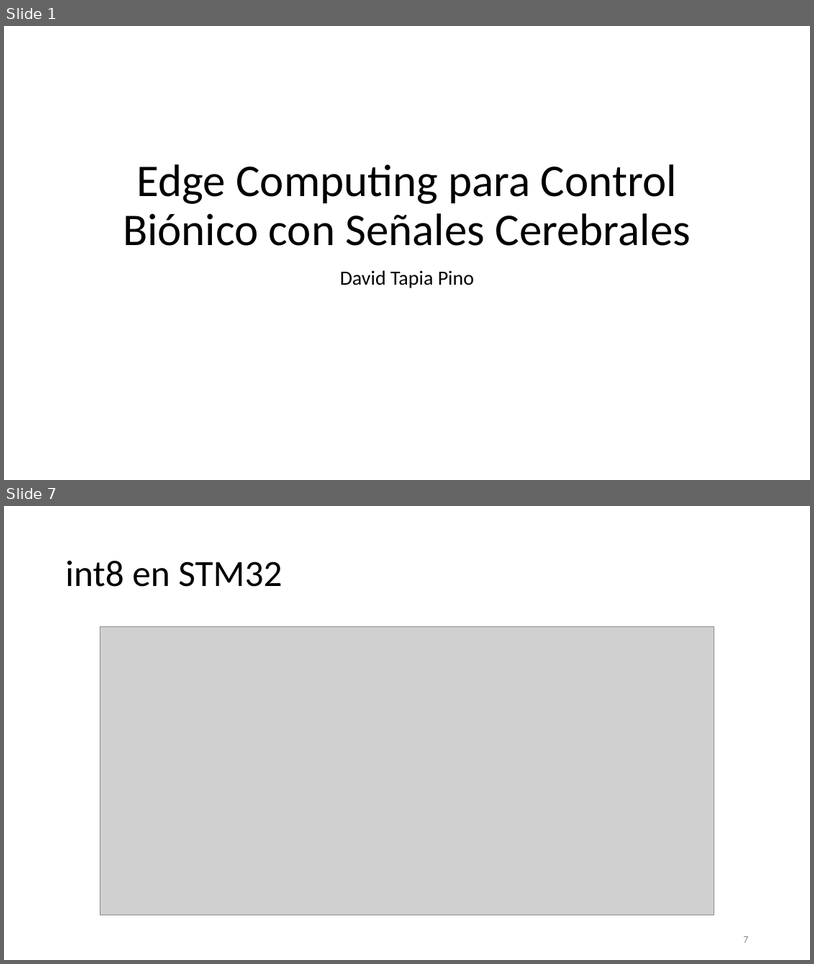
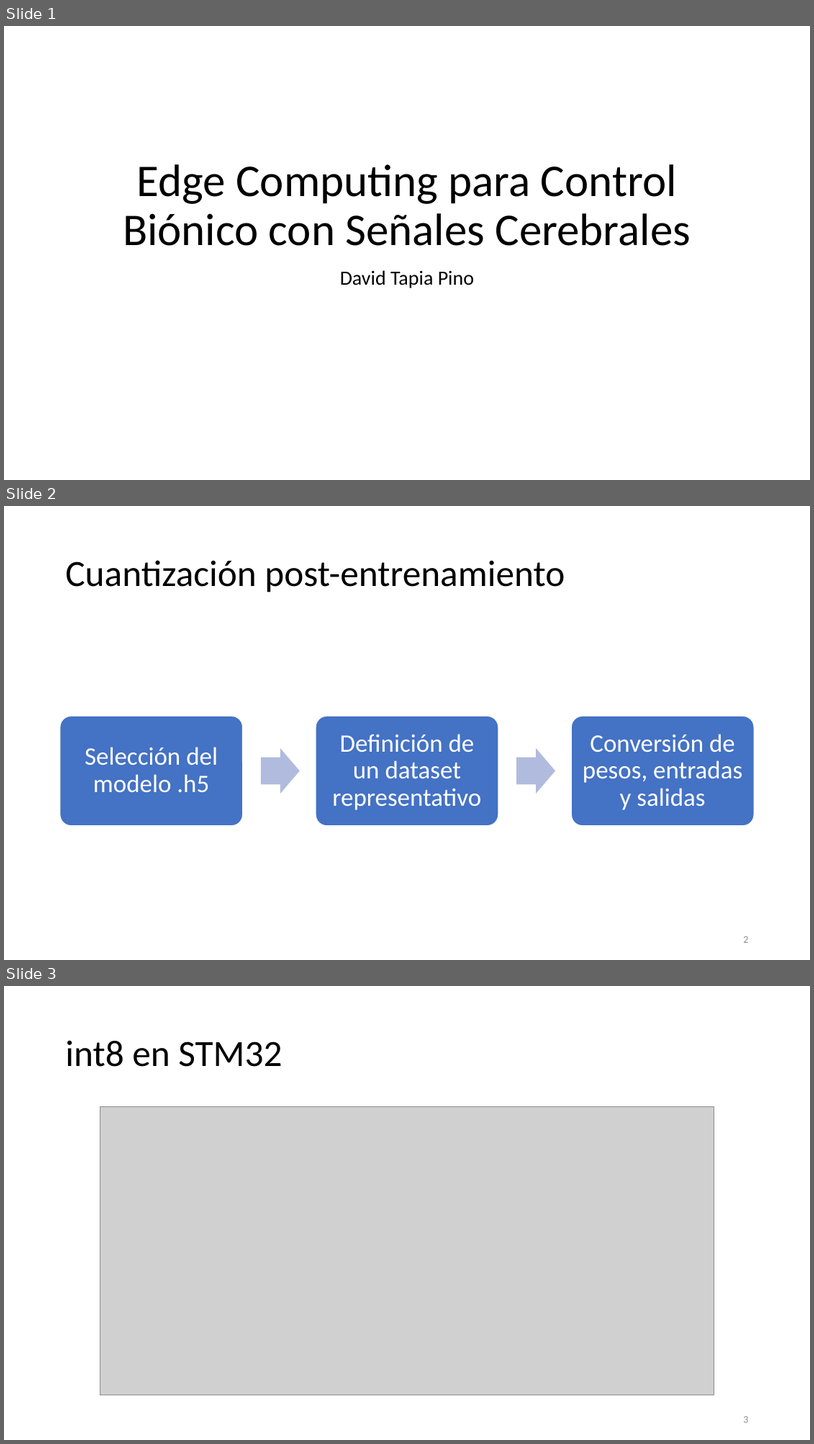
Before and after one commit to Daivd093/EdgeAI4BionicControl, a slide deck: Edge Computing para Control Biónico con Señales Cerebrales.pptx. Shown one above the other, each under a label of ours: slides 1 and 7 before the commit, slides 1, 2 and 3 after it; the slides between them are not shown. The pictures are 814x964 and 814x1444 pixels, drawn with LibreOffice and Linux fonts; fonts in the diff are those of the drawing; grey boxes stand for pictures. Boxes give left, top, right and bottom in pixels: in the first picture for what was removed or moved away, otherwise in the second. Text is boxed around its words. In the diff, an @@ line names an element or a change of style, - is before the commit and + after.

Commit message:
Re-cuantizar HelloWorld solo pesos

```diff
--- a/Edge Computing para Control Biónico con Señales Cerebrales.pptx
+++ b/Edge Computing para Control Biónico con Señales Cerebrales.pptx
@@ slide 2 added at bbox=[4, 506, 810, 960], background #FFFFFF @@
@@ title added at bbox=[65, 560, 565, 592], 44 pt, text #000000 @@
+Cuantización post-entrenamiento
@@ group added at bbox=[60, 716, 755, 826]: 3 rounded rectangles, 3 texts, 2 right arrows @@
+Selección del modelo .h5
+Definición de un dataset representativo
+Conversión de pesos, entradas y salidas
@@ page number added at bbox=[743, 936, 748, 942], 12 pt, text #8C8C8C @@
+2
@@ what was slide 7 is now slide 3 @@
@@ page number at bbox=[743, 1416, 748, 1422]: text changed @@
-7
+3
```
Also in this commit, not shown: 4 other slides added, 8 slides removed, 5 other files.
